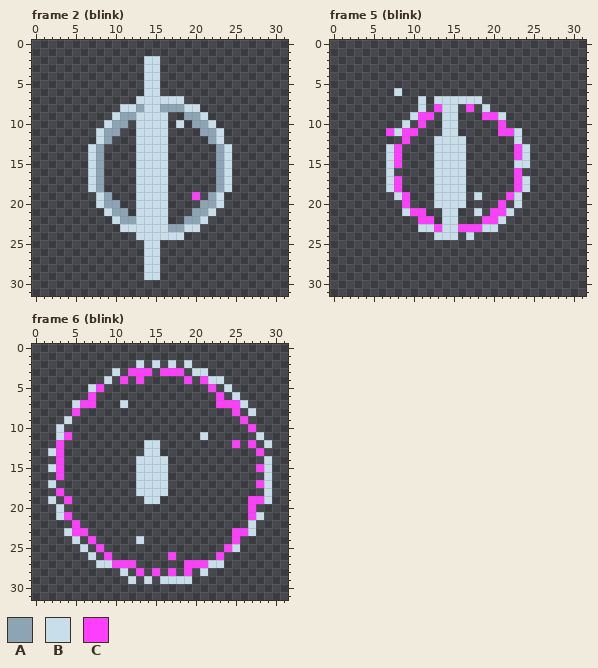
Pixel-art file, stored at projects/007_survivors/art/fx_blink.aseprite. The picture above was drawn from the file before the commit.
32x32 pixels, 6 frames. Shown: frame 2 (blink), frame 5 (blink), frame 6 (blink). The commit also changed other frames, which this record leaves out.
Palette (. is transparent): A #8ca4b4  B #c8dfeb  C #fd3ffd
Now the later version:
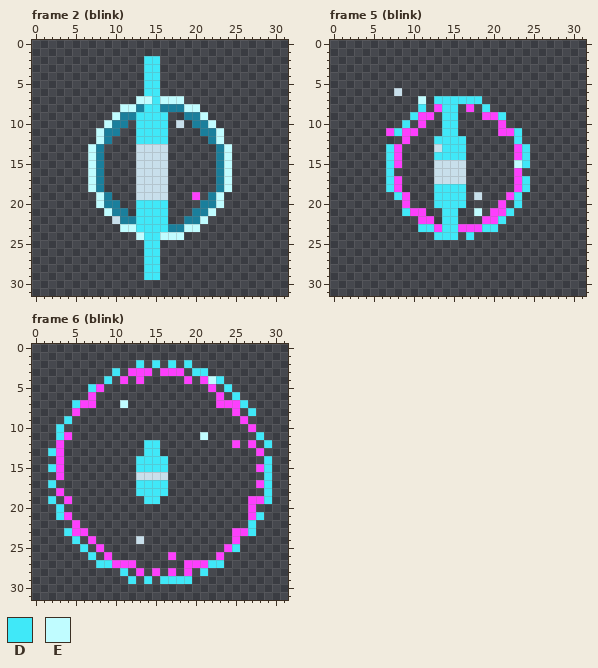
Colours new in this view: D #40e8f8  E #c0fcff
Diff:
@@ palette @@
-A #8ca4b4
+A #1a7f9c
--- frame 2 (blink)
@@ x 5..26 @@
  1 ......................
- 2 .........BB...........
- 3 .........BB...........
- 4 .........BB...........
- 5 .........BB...........
- 6 .........BB...........
- 7 ........BBBBBB........
- 8 ......BBABBAAABB......
- 9 .....BAABBBB..AAB.....
-10 ....BAA.BBBB.B.AAB....
-11 ...BAA..BBBB....AAB...
-12 ...BA...BBBB.....AB...
-13 ..BA....BBBB......AB..
-14 ..BA....BBBB......AB..
-15 ..BA....BBBB......AB..
-16 ..BA....BBBB......AB..
-17 ..BA....BBBB......AB..
-18 ..BA....BBBB......AB..
-19 ...BA...BBBB...C.AB...
-20 ...BAA..BBBB....AAB...
-21 ....BAA.BBBB...AAB....
-22 .....BAABBBB..AAB.....
-23 ......BBBBBBAABB......
-24 ........BBBBBB........
-25 .........BB...........
-26 .........BB...........
-27 .........BB...........
-28 .........BB...........
-29 .........BB...........
+ 2 .........DD...........
+ 3 .........DD...........
+ 4 .........DD...........
+ 5 .........DD...........
+ 6 .........DD...........
+ 7 ........EEDEEE........
+ 8 ......EEADDAAAEE......
+ 9 .....EAADDDD..AAE.....
+10 ....EAA.DDDD.B.AAE....
+11 ...EAA..DDDD....AAE...
+12 ...EA...DDDD.....AE...
+13 ..EA....BBBB......AE..
+14 ..EA....BBBB......AE..
+15 ..EA....BBBB......AE..
+16 ..EA....BBBB......AE..
+17 ..EA....BBBB......AE..
+18 ..EA....BBBB......AE..
+19 ...EA...BBBB...C.AE...
+20 ...EAA..DDDD....AAE...
+21 ....EAA.DDDD...AAE....
+22 .....BAADDDD..AAE.....
+23 ......EEDDDDAAEE......
+24 ........EDDEEE........
+25 .........DD...........
+26 .........DD...........
+27 .........DD...........
+28 .........DD...........
+29 .........DD...........
 30 ......................
--- frame 5 (blink)
@@ x 5..26 @@
  6 ...B..................
- 7 ......B.BBBBBB........
- 8 ......B.CBB.C.B.......
- 9 .....BCC.BB...CCB.....
-10 ....B.C..BB.....C.....
-11 ..CBCC...BB.....CCB...
-12 ....C...BBBB......B...
-13 ..BC....BBBB......CB..
-14 ..BC....BBBB......CB..
-15 ..BC....BBBB......BB..
-16 ..B.....BBBB......C...
-17 ..BC....BBBB......CB..
-18 ..BC....BBBB......CB..
-19 ...BC...BBBB.B...CB...
-20 ....C...BBBB....C.B...
-21 ....BCC..BB..B.CCB....
-22 ......CC.BB...CCB.....
-23 ......BBCBBCCCBB......
-24 ........BBB.B.........
+ 7 ......E.DDDDDD........
+ 8 ......D.CDD.C.D.......
+ 9 .....DCC.DD...CCD.....
+10 ....D.C..DD.....C.....
+11 ..CDCC...DD.....CCD...
+12 ....C...DDDD......D...
+13 ..DC....BDDD......CD..
+14 ..DC....DDDD......CD..
+15 ..DC....BBBB......ED..
+16 ..D.....BBBB......C...
+17 ..DC....BBBB......CD..
+18 ..DC....DDDD......CD..
+19 ...DC...DDDD.B...CD...
+20 ....C...DDDD....C.D...
+21 ....DCC..DD..E.CCD....
+22 ......CC.DD...CCD.....
+23 ......DDCDDCCCDD......
+24 ........DDD.D.........
 25 ......................
--- frame 6 (blink)
@@ x 0..31 @@
  1 ................................
- 2 .............B.B.B.B............
- 3 ..........B.CCC.CCC.BB..........
- 4 .........B.C.C.....C.CBB........
- 5 .......BC.............C.B.......
- 6 .......C...............C.B......
- 7 .....BCC...B...........CCCB.....
- 8 .....C...................C.B....
- 9 ....B.....................C.....
-10 ...B.......................C....
-11 ...BC................B......B...
-12 ...C..........BB.........C.C.B..
-13 ..BC..........BB............C...
-14 ...C.........BBBB............B..
-15 ..BC.........BBBB...........CB..
-16 ...C.........BBBB............B..
-17 ..B..........BBBB...........CB..
-18 ...C.........BBBB............B..
-19 ..B.C.........BB...........CCB..
-20 ...B.......................C....
-21 ...BC......................CB...
-22 .....C.....................B....
-23 ....BCC..................CCB....
-24 .....B.C.....B...........C......
-25 ......B.C...............CB......
-26 .......B.C.......C.....C........
-27 ........BBCCC......CCCBB........
-28 ...........B.C.C.C.C.B..........
-29 ............B.B.BBBB............
+ 2 .............D.D.D.D............
+ 3 ..........D.CCC.CCC.DD..........
+ 4 .........D.C.C.....C.CED........
+ 5 .......DC.............C.D.......
+ 6 .......C...............C.D......
+ 7 .....DCC...E...........CCCD.....
+ 8 .....C...................C.D....
+ 9 ....D.....................C.....
+10 ...D.......................C....
+11 ...DC................E......D...
+12 ...C..........DD.........C.C.D..
+13 ..DC..........DD............C...
+14 ...C.........DDDD............D..
+15 ..DC.........DDDD...........CD..
+16 ...C.........BBBB............D..
+17 ..D..........DDDD...........CD..
+18 ...C.........DDDD............D..
+19 ..D.C.........DD...........CCD..
+20 ...D.......................C....
+21 ...DC......................CD...
+22 .....C.....................D....
+23 ....DCC..................CCD....
+24 .....D.C.....B...........C......
+25 ......D.C...............CD......
+26 .......D.C.......C.....C........
+27 ........DDCCC......CCCDD........
+28 ...........D.C.C.C.C.D..........
+29 ............D.D.DDDD............
 30 ................................
